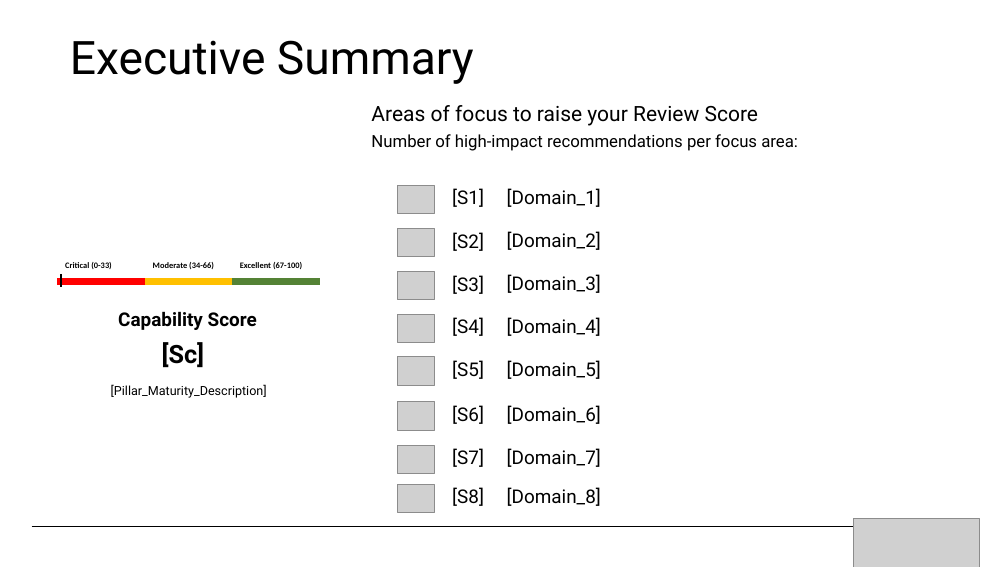
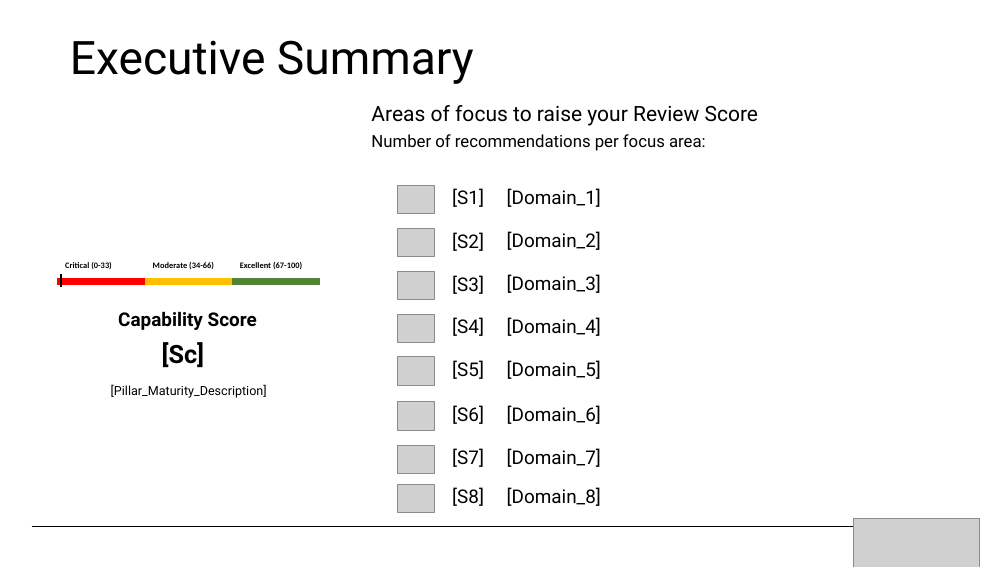
Before and after one commit to Azure/WellArchitected-Tools, a slide deck: slide 9 of WARP/devops/PnP_PowerPointReport_Template.pptx. Drawn at 1008x567 pixels with LibreOffice and Linux fonts; fonts in the diff are those of the drawing; grey boxes stand for pictures; background and template pictures are left out. Boxes give left, top, right and bottom in pixels: in the first picture for what was removed or moved away, otherwise in the second. Text is boxed around its words. In the diff, an @@ line names an element or a change of style, - is before the commit and + after.

Commit message:
Update PnP_PowerPointReport_Template.pptx
Updating wording on the PowerPoint with an internal bug #694584

```diff
--- a/WARP/devops/PnP_PowerPointReport_Template.pptx
+++ b/WARP/devops/PnP_PowerPointReport_Template.pptx
@@ text at (371, 134, 706, 151): text changed @@
-Number of high-impact recommendations per focus area:
+Number of recommendations per focus area:
```
